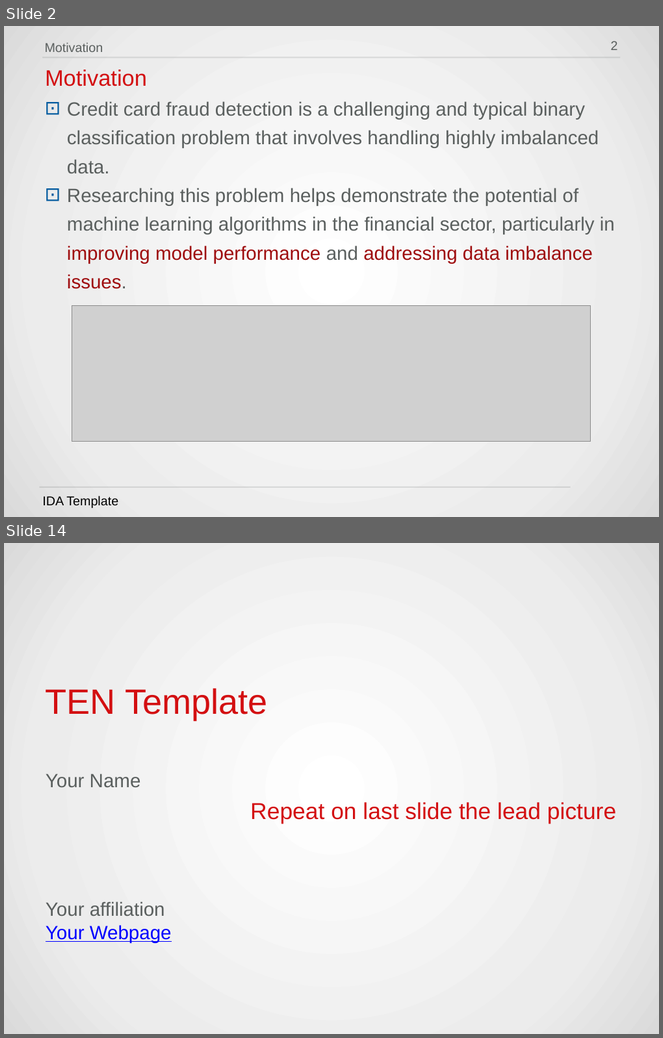
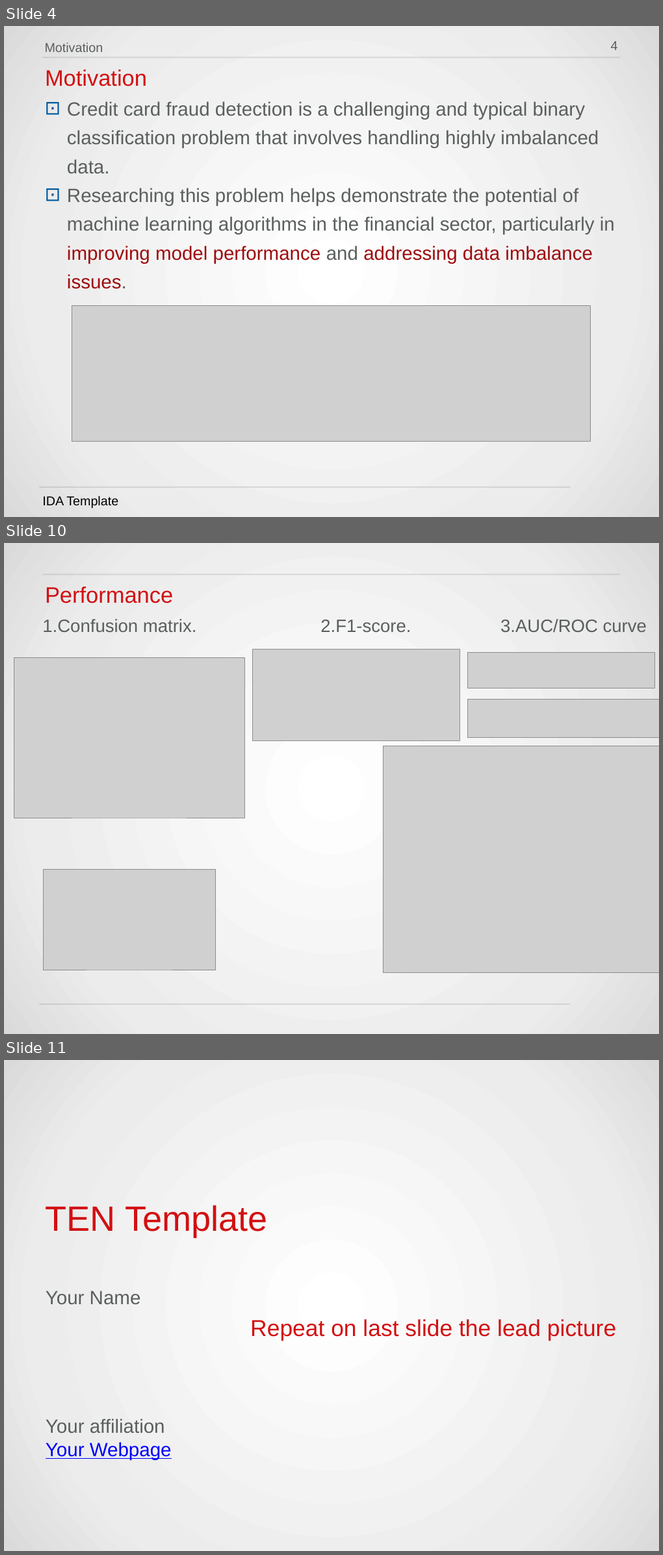
Before and after one commit to HWTeng-Teaching/202409-ML-FinTech, a slide deck: projects/5_機器學習應用於偵測信用卡詐欺的績效評估.pptx. Shown one above the other, each under a label of ours: slides 2 and 14 before the commit, slides 4, 10 and 11 after it; the slides between them are not shown. The pictures are 663x1038 and 663x1555 pixels, drawn with LibreOffice and Linux fonts; fonts in the diff are those of the drawing; grey boxes stand for pictures; background and template pictures are left out. Boxes give left, top, right and bottom in pixels: in the first picture for what was removed or moved away, otherwise in the second. Text is boxed around its words. In the diff, an @@ line names an element or a change of style, - is before the commit and + after.

```diff
--- a/projects/5_機器學習應用於偵測信用卡詐欺的績效評估.pptx
+++ b/projects/5_機器學習應用於偵測信用卡詐欺的績效評估.pptx
@@ slide 10 added at box(4, 543, 659, 1034), background gradient #FFFFFF to #ECECEC to #DADADA; not listed: 2 template elements that a slide beside it also shows @@
@@ text added at box(45, 587, 173, 603), 35 pt, text #D30F11 @@
+Performance
@@ text added at box(42, 619, 647, 633), 28 pt, text #5A5F5E @@
+1.Confusion matrix. 2.F1-score. 3.AUC/ROC curve
@@ picture added at box(14, 658, 245, 817) @@
@@ picture added at box(253, 650, 460, 741) @@
@@ picture added at box(467, 653, 655, 688) @@
@@ picture added at box(467, 700, 659, 738) @@
@@ picture added at box(383, 746, 659, 973) @@
@@ picture added at box(43, 870, 215, 970) @@
@@ what was slide 2 is now slide 4 @@
@@ page number at box(611, 41, 618, 50): text changed @@
-2
+4
@@ what was slide 14 is now slide 11 @@
```
Also in this commit, not shown: 2 slides changed, 5 other slides added, 9 slides removed.
